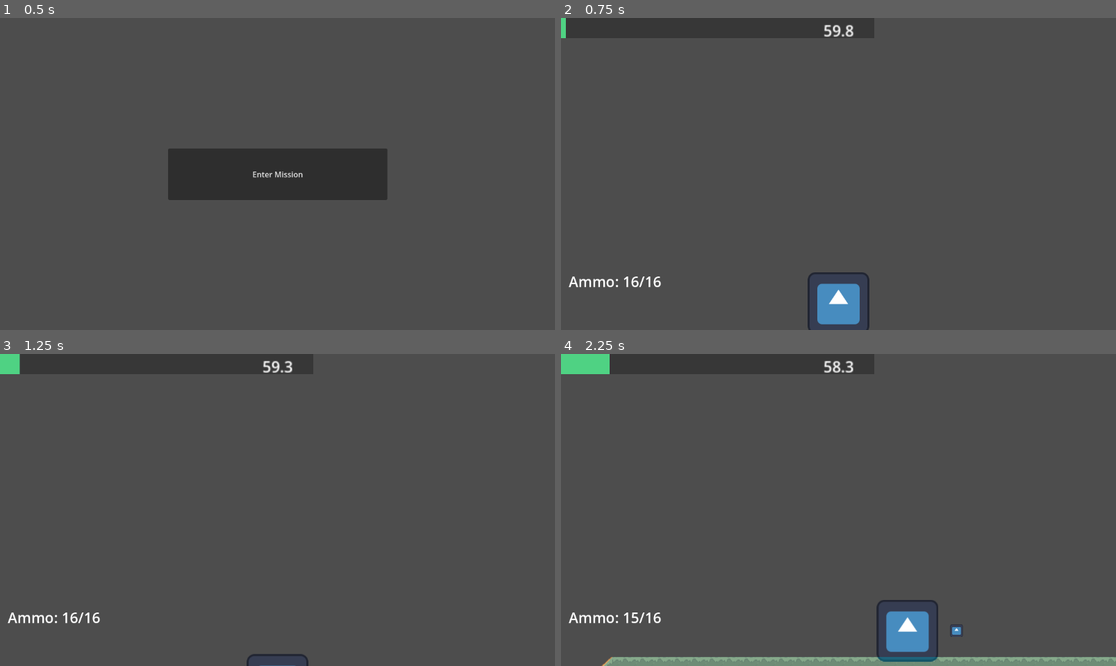
Above: before the commit, frames 1-4 (two rows, left to right).
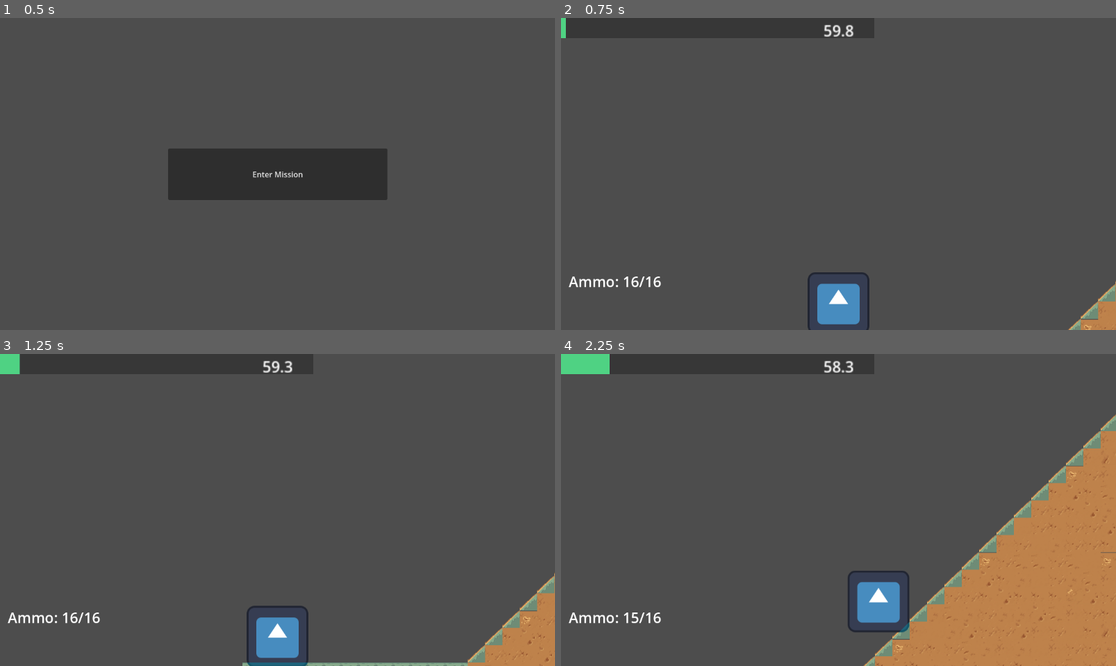
Above: after the commit, the same moments.

Repository: dzfrias/gladiator
Game: Godot game, scene res://scenes/test_scene.tscn
The game is run twice, just before and just after one commit, with the same random seed, the same clock (stepped at 60 frames per second) and the same inputs. The engine's default icon, where the game draws it, is replaced by a stand-in: a white triangle on a blue panel in a dark square.
Inputs (mouse positions are in pixels of both pictures, inside the frame that each line leads up to):
- Up to frame 1 (0.5 s): no input
- Up to frame 2 (0.75 s): click "Enter Mission" at 0.5 s
- Up to frame 3 (1.25 s): no input
- Up to frame 4 (2.25 s): move the mouse to (960, 494) at 1.27 s; hold S (crouch) 1.28-2.03 s; hold D (right) from 1.28 s (still down); tap Space (jump) at 1.52, 1.82 s; move the mouse to (727, 525) at 2.02 s; click (727, 525) at 2.1 s

Frame 1 is identical in both runs. In frame 2, 0.7% of the frame differs, in the area x 91-100%, y 84-100%; in frame 3, 4.1%; in frame 4, 21%, in the area x 7-100%, y 19-100%.

Commit message:
Always spawn player on flat ground
Prevents the (very rare) scenario where the player spawns below ground.
Also it's just nice to spawn on flat ground anyway.

Diff:
--- a/scenes/mission.tscn
+++ b/scenes/mission.tscn
@@ -13,7 +13,7 @@
 script = ExtResource("2_3qno5")
 
 [node name="Player" parent="." instance=ExtResource("3_mkemn")]
-position = Vector2(653, -587)
+position = Vector2(73, -203)
 move_speed = 800.0
 
 [node name="HUD" parent="." instance=ExtResource("7_c628u")]
--- a/scripts/mission/world_map.gd
+++ b/scripts/mission/world_map.gd
@@ -31,6 +31,7 @@
 	WeightedScene.new("res://scenes/wolf.tscn", 0.75),
 	WeightedScene.new("res://scenes/shooter.tscn", 0.25),
 ]
+var _start_module: PackedScene = preload("res://scenes/modules/terrain/flat.tscn")
 var _fill_tiles: Array[FillTile] = []
 var _fill_source_id: int
 
@@ -49,6 +50,8 @@
 
 func _generate() -> void:
 	var module_origin := Vector2i(0, 0)
+	module_origin += _place_module(module_origin, _start_module)
+
 	var next_encounter := randi_range(3, 5)
 	while module_origin.x < map_width:
 		var module: WeightedScene
@@ -58,11 +61,11 @@
 		else:
 			module = _weighted_choice(_terrain)
 			next_encounter -= 1
-		var delta := _place_module(module_origin, module)
+		var delta := _place_module(module_origin, module.scene)
 		module_origin += delta
 
-func _place_module(origin: Vector2i, module: WeightedScene) -> Vector2i:
-	var instance = module.scene.instantiate() as Module
+func _place_module(origin: Vector2i, module: PackedScene) -> Vector2i:
+	var instance = module.instantiate() as Module
 	instance.queue_free()
 
 	var lowest_y := -100000
